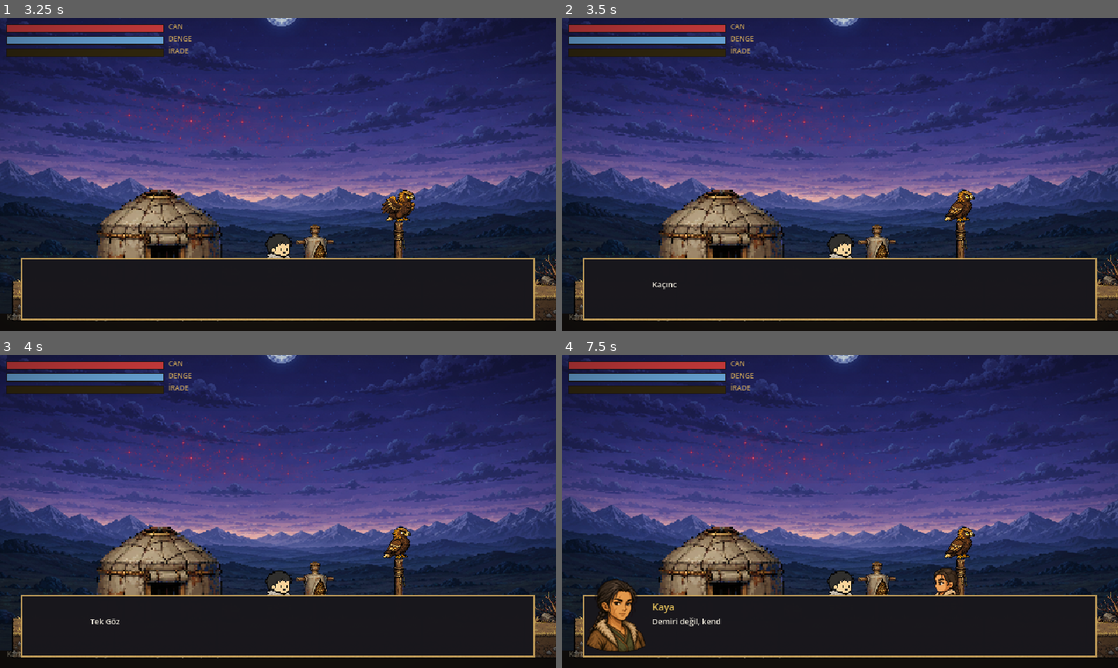
Above: before the commit, frames 1-4 (two rows, left to right).
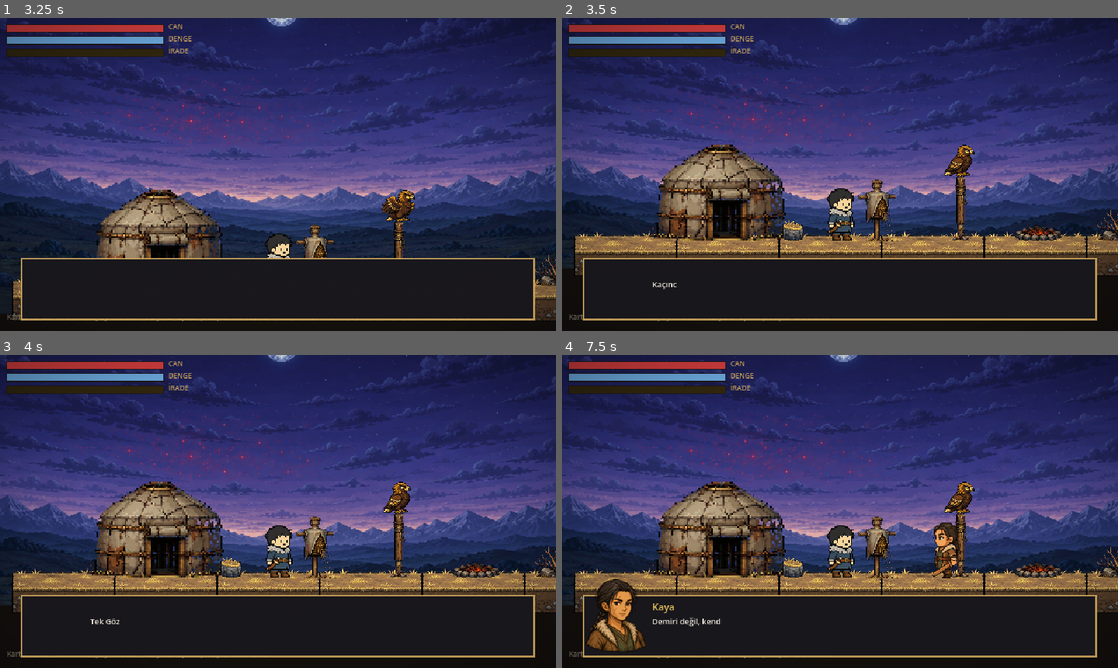
Above: after the commit, the same moments.

Repository: AhmetSoz/verridia
Game: Godot game, scene res://scenes/ui/baslik.tscn
Same seed, same stepped clock (60 frames per second), same inputs: the game is played once before the commit and once after it.
Inputs:
- Up to frame 1 (3.25 s): tap Enter (ui_accept) at 0.5, 0.77, 1.07, 1.52, 1.82, 2.3, 2.85, 3.02 s; hold E (etkilesim) 0.53-1.28 s; tap Shift (kacin) at 0.8, 1.35 s; tap Space (zipla) at 1.55 s; hold Space (zipla) 2.03-2.78 s; tap E (etkilesim) at 3.05 s
- Up to frame 2 (3.5 s): tap Enter (ui_accept) at 3.32 s
- Up to frame 3 (4 s): tap S (egil) at 3.6 s; tap Enter (ui_accept) at 3.77 s; tap Shift (kacin) at 3.8 s
- Up to frame 4 (7.5 s): tap Enter (ui_accept) at 4.07, 4.52, 4.82, 6.02, 6.32, 6.77, 7.07 s; tap E (etkilesim) at 4.35, 6.05 s; tap Space (zipla) at 4.55 s; hold Enter (ui_accept) 5.03-5.78 s; tap D (hareket_sag) at 5.1 s; tap A (hareket_sol) at 5.85 s; tap Shift (kacin) at 6.6 s; tap L (parry) at 7.35 s

Frame 1 is identical in both runs. In frame 2, 20% of the frame differs, in the area x 0-100%, y 0-97%; in frame 3, 19%; in frame 4, 20%.

Commit message:
feat(oyun): diyalogda kamera yukari (kutu karakteri kapatmiyor) + dodge yeniden tasarim
- Fx taban ofseti: diyalog sirasinda kamera 52px yukari -> karakterler kutunun ustunde
- tek Shift = hizli kaykilma (0.20s), cift Shift = takla (0.35s); komboda dodge-cancel
- (kaykilma icin ayri animasyon gelince baglanacak; simdilik takla karesi)

Co-Authored-By: Claude Opus 4.8 <noreply@anthropic.com>

Diff:
--- a/game/autoload/fx.gd
+++ b/game/autoload/fx.gd
@@ -5,6 +5,7 @@
 var _shake: float = 0.0
 var _shake_azalma: float = 1.0
 var _daire: Texture2D
+var _taban: Vector2 = Vector2.ZERO   # sinematik kamera ofseti (sarsıntı bunun üstüne biner)
 
 func _ready() -> void:
 	_daire = _yumusak_daire(8)
@@ -14,10 +15,14 @@
 	if cam == null:
 		return
 	if _shake > 0.05:
-		cam.offset = Vector2(randf_range(-_shake, _shake), randf_range(-_shake, _shake))
+		cam.offset = _taban + Vector2(randf_range(-_shake, _shake), randf_range(-_shake, _shake))
 		_shake = maxf(0.0, _shake - _shake_azalma * delta)
-	elif cam.offset != Vector2.ZERO:
-		cam.offset = cam.offset.lerp(Vector2.ZERO, 1.0 - exp(-40.0 * delta))
+	else:
+		cam.offset = cam.offset.lerp(_taban, 1.0 - exp(-30.0 * delta))
+
+## Sinematik kamera tabanı (diyalogda yukarı kaldırmak için)
+func kamera_taban(v: Vector2) -> void:
+	_taban = v
 
 ## Ekran sarsıntısı — miktar piksel, sure saniye
 func sars(miktar: float, sure: float = 0.25) -> void:
--- a/game/scripts/levels/kartal_yurdu.gd
+++ b/game/scripts/levels/kartal_yurdu.gd
@@ -22,8 +22,10 @@
 	_acilis_sinematigi.call_deferred()
 
 func _konus(d, satirlar: Array, otomatik: bool = true) -> void:
+	Fx.kamera_taban(Vector2(0, 52))   # karakterler kutunun üstünde kalsın
 	d.goster(satirlar, otomatik)
 	await d.bitti
+	Fx.kamera_taban(Vector2.ZERO)
 
 func _prompt_kur() -> void:
 	var cl := CanvasLayer.new()
--- a/game/scripts/movement/player_togan.gd
+++ b/game/scripts/movement/player_togan.gd
@@ -23,10 +23,13 @@
 @export var girdi_tamponu: float = 0.14
 
 @export_group("Kaçınma")
-@export var kacinma_suresi: float = 0.35
+@export var kacinma_suresi: float = 0.35             # takla (çift Shift)
 @export var kacinma_hizi: float = 260.0
+@export var hizli_kacinma_suresi: float = 0.20       # hızlı kaykılma (tek Shift)
+@export var hizli_kacinma_hizi: float = 215.0
 @export var kacinma_dokunulmazlik_bas: float = 0.04
-@export var kacinma_dokunulmazlik_son: float = 0.20  # ~0.16s pencere
+@export var kacinma_dokunulmazlik_son: float = 0.18  # ~0.14s pencere
+@export var cift_tik_penceresi: float = 0.28         # çift Shift = takla
 
 @export_group("Parry")
 @export var parry_penceresi: float = 0.12
@@ -68,6 +71,8 @@
 var _cift_zipla_kullanildi: bool = false
 var _parry_bekleme: float = 0.0
 var girdi_kilitli: bool = false        # sinematik/diyalog sırasında kontrol kapalı
+var _son_kacin: float = -1.0           # çift-tık algısı için
+var _kacinma_roll: bool = false        # true=takla, false=hızlı kaykılma
 
 @onready var stats: CombatStats = $CombatStats
 @onready var hitbox: Hitbox = $Hitbox
@@ -145,7 +150,12 @@
 	elif Input.is_action_just_pressed("saldiri_agir"):
 		_girdi_tamponla("agir")
 	elif Input.is_action_just_pressed("kacin"):
-		_girdi_tamponla("kacin")
+		var simdi := Time.get_ticks_msec() / 1000.0
+		if simdi - _son_kacin < cift_tik_penceresi:
+			_girdi_tamponla("takla")    # çift Shift → takla (yuvarlanma)
+		else:
+			_girdi_tamponla("kaykil")   # tek Shift → hızlı kaykılma
+		_son_kacin = simdi
 	_girdi_tampon_sayac -= delta
 	if _girdi_tampon_sayac <= 0.0:
 		_girdi_tamponu_eylem = ""
@@ -277,9 +287,12 @@
 		return
 	var eylem := _tamponu_tuket()
 	match eylem:
-		"kacin":
-			if is_on_floor():        # takla yalnızca yerde (havada değil)
-				_kacinma_basla()
+		"takla":
+			if is_on_floor():        # yalnızca yerde
+				_kacinma_basla(true)
+		"kaykil":
+			if is_on_floor():
+				_kacinma_basla(false)
 		"hafif":
 			_saldiri_basla(false)
 		"agir":
@@ -288,24 +301,30 @@
 			if Input.is_action_just_pressed("parry") and _parry_bekleme <= 0.0:
 				_parry_basla()
 
-func _kacinma_basla() -> void:
+func _kacinma_basla(roll: bool = true) -> void:
+	_kacinma_roll = roll
 	_duruma_gec(Durum.KACINMA)
 	var eksen := _girdi_ekseni()
 	var k_yon: float = eksen if absf(eksen) > 0.01 else float(yon)
-	velocity.x = signf(k_yon) * kacinma_hizi
+	velocity.x = signf(k_yon) * (kacinma_hizi if roll else hizli_kacinma_hizi)
 	velocity.y = 0.0
-	Fx.toz(global_position, 0.8)
+	Fx.toz(global_position, 0.8 if roll else 0.5)
 
 func _kacinma_guncelle(delta: float) -> void:
+	var sure: float = kacinma_suresi if _kacinma_roll else hizli_kacinma_suresi
 	_dokunulmaz = _durum_sayac >= kacinma_dokunulmazlik_bas and _durum_sayac <= kacinma_dokunulmazlik_son
-	if _durum_sayac >= kacinma_suresi:
+	if _durum_sayac >= sure:
 		_dokunulmaz = false
-		# Kaçınma sonrası saldırı: tamponda vuruş varsa doğrudan bağlanır
+		# Kaçınma sonrası eylem: tamponda varsa doğrudan bağlanır
 		var e := _tamponu_tuket()
 		if e == "hafif":
 			_saldiri_basla(false)
 		elif e == "agir":
 			_saldiri_basla(true)
+		elif e == "takla":
+			_kacinma_basla(true)
+		elif e == "kaykil":
+			_kacinma_basla(false)
 		else:
 			_duruma_gec(Durum.BOS)
 
@@ -350,9 +369,9 @@
 			_saldiri_basla(false)
 		elif e == "agir":
 			_saldiri_basla(true)
-		elif e == "kacin":
+		elif e == "kaykil" or e == "takla":
 			_kombo_adim = 0
-			_kacinma_basla()
+			_kacinma_basla(e == "takla")
 		else:
 			_kombo_adim = 0
 			_duruma_gec(Durum.BOS)
